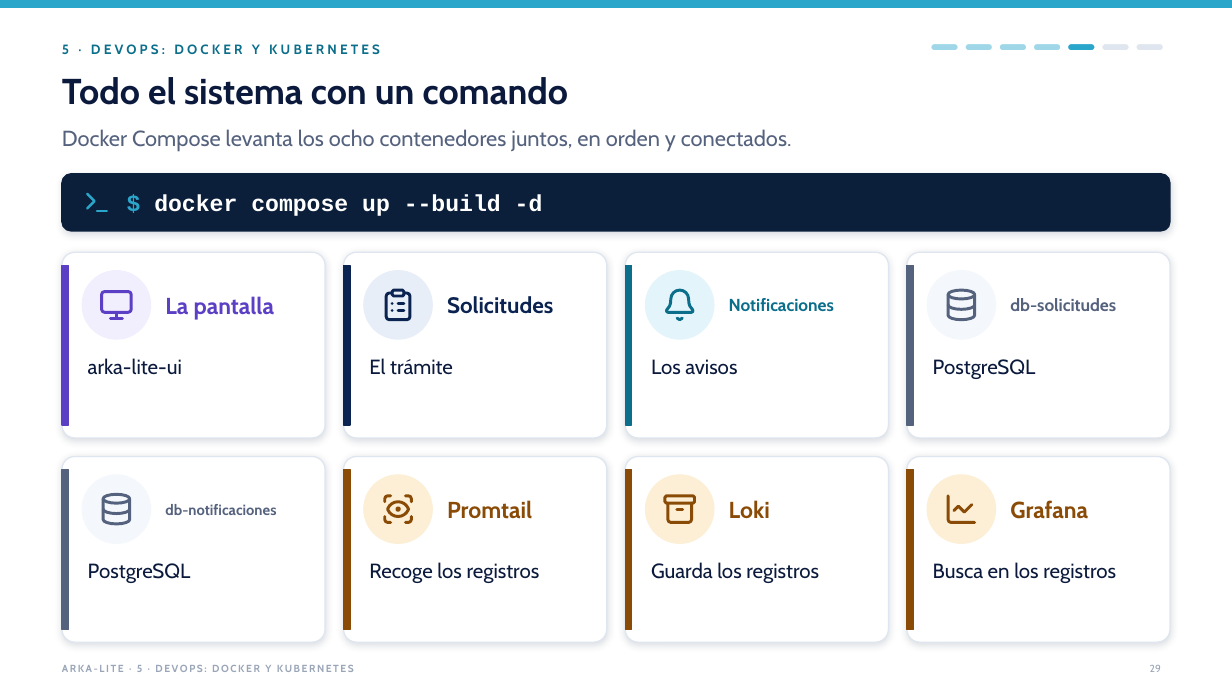
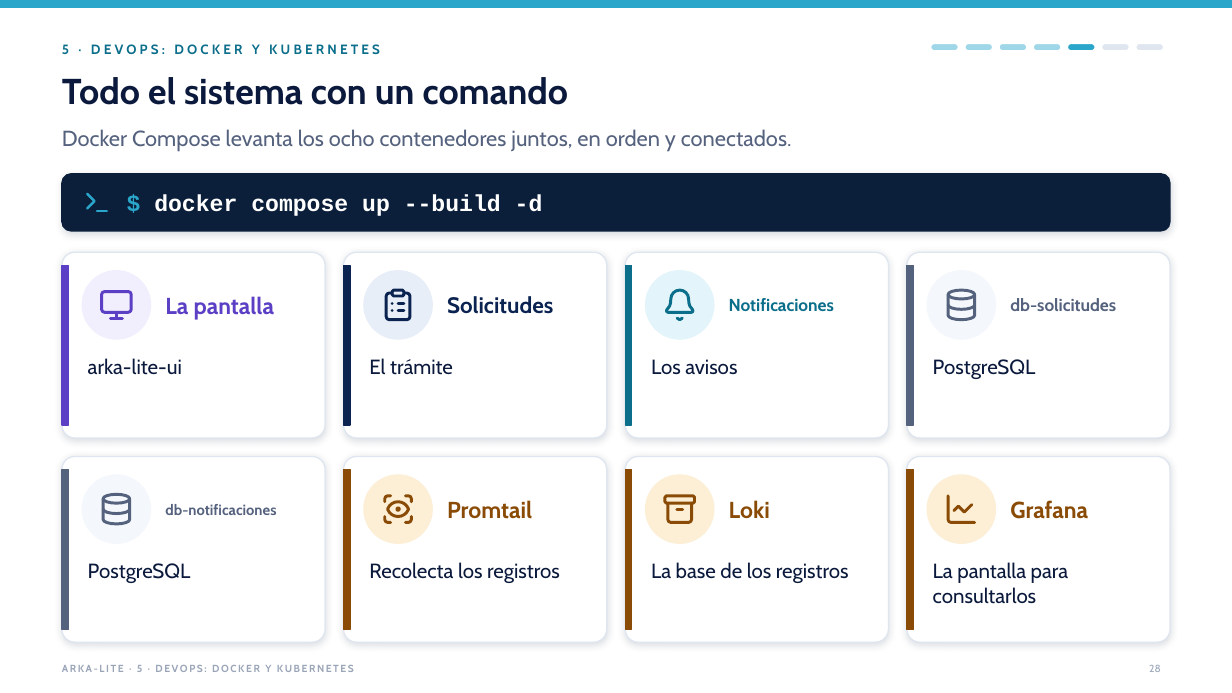
Before and after one commit to jfranceschi-dev/arka-lite, a slide deck: slide 28 of docs/presentation-data/pptx/ARKA-Lite-ejecutivo-con-videos.pptx (slide 29 before the commit). Drawn at 1232x693 pixels with LibreOffice and Linux fonts; fonts in the diff are those of the drawing. Boxes give left, top, right and bottom in pixels: in the first picture for what was removed or moved away, otherwise in the second. Text is boxed around its words. In the diff, an @@ line names an element or a change of style, - is before the commit and + after.

```diff
--- a/docs/presentation-data/pptx/ARKA-Lite-ejecutivo-con-videos.pptx
+++ b/docs/presentation-data/pptx/ARKA-Lite-ejecutivo-con-videos.pptx
@@ text at <box>369,562,560,583</box>: text changed @@
-Recoge los registros
+Recolecta los registros
@@ text at <box>651,562,849,583</box>: text changed @@
-Guarda los registros
+La base de los registros
@@ text at <box>933,562,1069,604</box>: text changed @@
-Busca en los registros
+La pantalla para consultarlos
```
Also in this commit, not shown: 8 other slides changed, 2 slides added, 4 slides removed, 35 other files.
